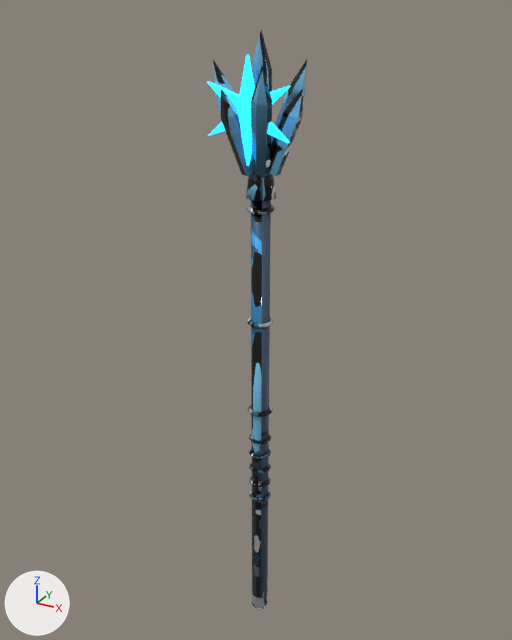
A saved change to the FBX model Blender_Exports/Weapons/Magic/04_tundra_magic.fbx.
The view is the same before and after, from a 50 mm lens placed at (0.795, -1.469, 1.183), pointed at (-0.038, 0.046, 0.425). Lighting does not change. The marker at lower left points along +X, +Y and +Z. The first picture is the older version.

Objects in the first picture: 'Weapon'.
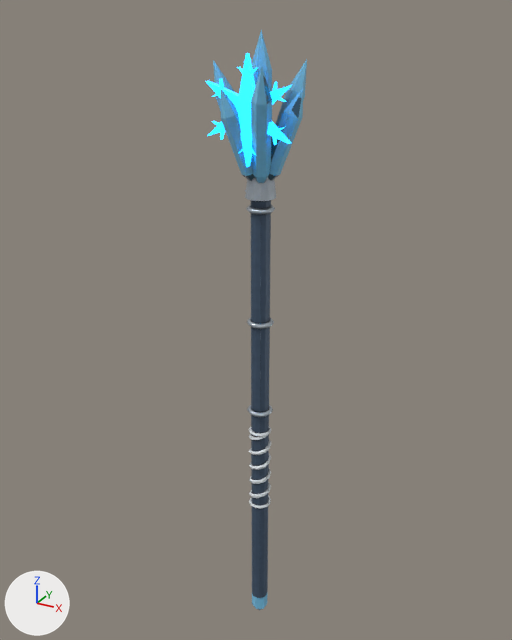
Pixel boxes [x1, y1, x2, y2] of what changed, in the pictures (512 x 640 px; the box of a moved part takes in the faces that stretch with it):
'Weapon', reshaped
    before: [207, 30, 307, 610]
    after: [205, 30, 307, 610]
part 1 of me_weapon, added
    after: [249, 497, 271, 509]
part 2 of me_weapon, added
    after: [249, 427, 271, 437]
part 3 of me_weapon, added
    after: [237, 67, 258, 74]
part 4 of me_weapon, added
    after: [212, 79, 224, 97]
part 5 of me_weapon, added
    after: [211, 121, 225, 140]
part 6 of me_weapon, added
    after: [272, 127, 285, 145]
part 7 of me_weapon, added
    after: [273, 81, 286, 102]
part 8 of me_weapon, moved or reshaped
    before: [247, 405, 273, 502]
    after: [247, 405, 273, 504]
part 9 of me_weapon, moved or reshaped
    before: [207, 54, 291, 215]
    after: [206, 53, 292, 597]
part 10 of me_weapon, moved or reshaped
    before: [247, 318, 273, 329]
    after: [247, 318, 274, 329]
part 11 of me_weapon, surface changed
    both: [213, 30, 307, 610]

The change in detail:
me_weapon is used by ob_weapon; location (0.0, 0.0, 0.0).
me_weapon had 548 vertices, 1080 faces and spanned x -0.13..0.1, y -0.11..0.11, z -0.54..1.14.
me_weapon now has 851 vertices, 1726 faces and spans x -0.13..0.1, y -0.11..0.11, z -0.54..1.14.
me_weapon part 1: a new loose piece of 48 vertices spanning x -0.03..0.03, y -0.03..0.03, z -0.13..-0.12, in mat_tundra_magic_main.
me_weapon part 2: a new loose piece of 48 vertices spanning x -0.03..0.03, y -0.03..0.03, z 0.12..0.13, in mat_tundra_magic_main.
me_weapon part 3: a new loose piece of 16 vertices spanning x -0.02..0.02, y -0.07..-0.05, z 1.04..1.07, in mat_tundra_magic_glow (blue #1aa8ff, glowing blue #1aa8ff).
me_weapon part 4: a new loose piece of 16 vertices spanning x -0.09..-0.06, y -0.07..-0.05, z 1.0..1.04, in mat_tundra_magic_glow (blue #1aa8ff, glowing blue #1aa8ff).
me_weapon part 5: a new loose piece of 16 vertices spanning x -0.09..-0.06, y -0.07..-0.05, z 0.91..0.95, in mat_tundra_magic_glow (blue #1aa8ff, glowing blue #1aa8ff).
me_weapon part 6: a new loose piece of 16 vertices spanning x 0.06..0.09, y -0.07..-0.05, z 0.91..0.95, in mat_tundra_magic_glow (blue #1aa8ff, glowing blue #1aa8ff).
me_weapon part 7: a new loose piece of 16 vertices spanning x 0.06..0.09, y -0.07..-0.05, z 1.0..1.04, in mat_tundra_magic_glow (blue #1aa8ff, glowing blue #1aa8ff).
me_weapon part 8: 46 vertices moved from x -0.03..0.03, y -0.03..0.03, z -0.1..0.19 to x -0.03..0.03, y -0.03..0.03, z -0.12..0.19; 123 vertices removed from x -0.03..0.03, y -0.03..0.03, z -0.1..0.19; 186 vertices added at x -0.03..0.03, y -0.04..0.04, z -0.13..0.19.
me_weapon part 9: 15 vertices moved from x -0.09..0.09, y -0.07..0.03, z 0.74..1.08 to x -0.1..0.04, y -0.06..0.03, z 0.74..1.1; 75 vertices removed from x -0.1..0.1, y -0.07..0.03, z 0.74..1.09; 115 vertices added at x -0.1..0.1, y -0.07..0.04, z -0.46..1.1.
me_weapon part 10: 10 vertices moved from x -0.02..0.02, y -0.03..0.03, z 0.44..0.45 to x -0.02..0.02, y -0.03..0.03, z 0.45; 18 vertices removed from x -0.02..0.02, y -0.03..0.03, z 0.44..0.45; 26 vertices added at x -0.02..0.02, y -0.04..0.04, z 0.44..0.45.
me_weapon part 11: 244 kept faces spanning x -0.13..0.1, y -0.11..0.11, z -0.54..1.14 get new texture (UV) coordinates.
Other edits to the shape of me_weapon do not show in these pictures.
